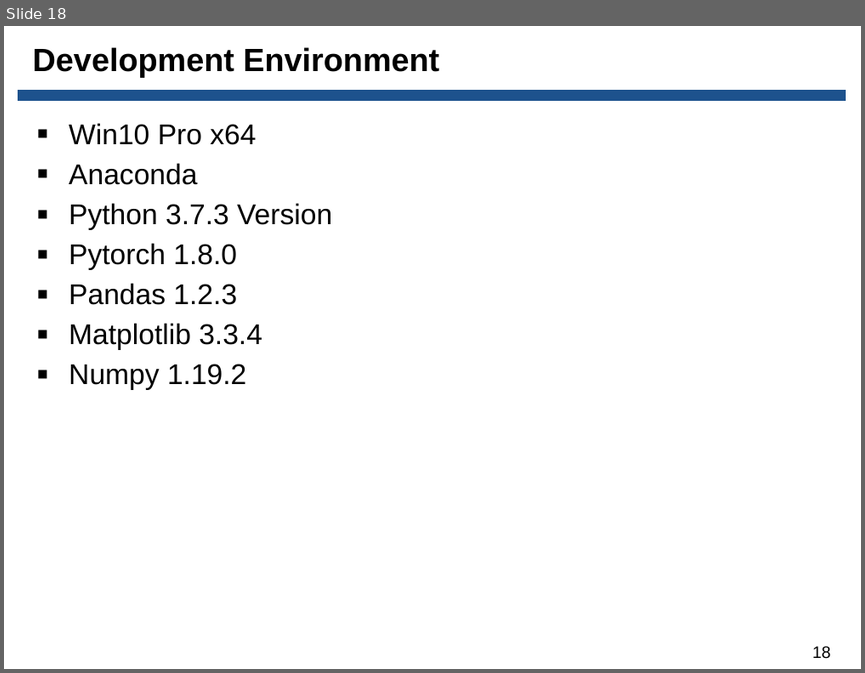
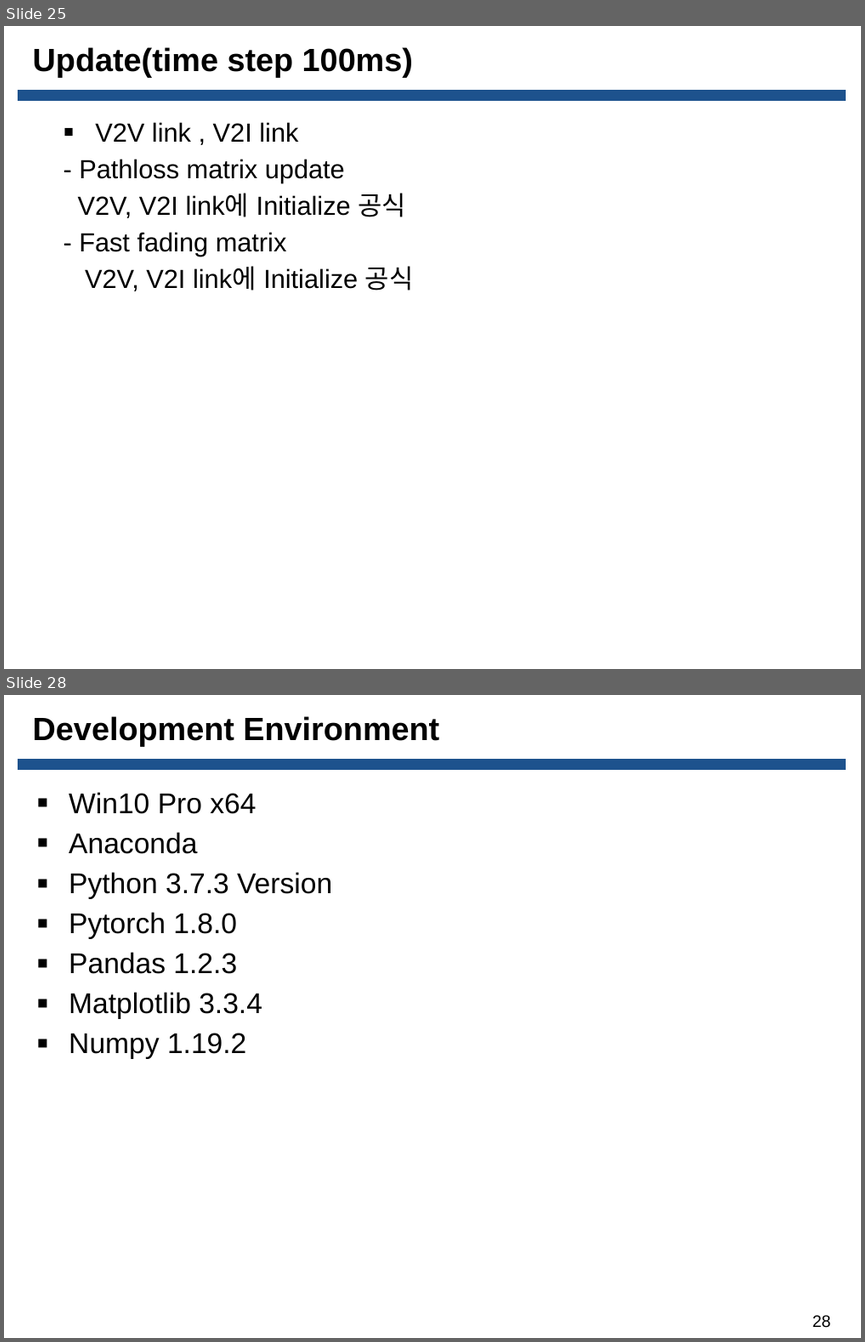
Before and after one commit to Donghee123/MS, a slide deck: V2V DQN Study/C-V2X 3GPP Release 14 채널 시뮬레이션 ppt/20210915_C-V2X 3GPP Release 14 채널 시뮬레이션_한동희_발표자료.pptx. Shown one above the other, each under a label of ours: slide 18 before the commit, slides 25 and 28 after it; the slides between them are not shown. The pictures are 865x673 and 865x1342 pixels, drawn with LibreOffice and Linux fonts; fonts in the diff are those of the drawing; background and template pictures are left out. Boxes give left, top, right and bottom in pixels: in the first picture for what was removed or moved away, otherwise in the second. Text is boxed around its words. In the diff, an @@ line names an element or a change of style, - is before the commit and + after.

```diff
--- a/V2V DQN Study/C-V2X 3GPP Release 14 채널 시뮬레이션 ppt/20210915_C-V2X 3GPP Release 14 채널 시뮬레이션_한동희_발표자료.pptx
+++ b/V2V DQN Study/C-V2X 3GPP Release 14 채널 시뮬레이션 ppt/20210915_C-V2X 3GPP Release 14 채널 시뮬레이션_한동희_발표자료.pptx
@@ slide 25 added at [4,26,861,669], background picture (left out); not listed: 1 template element that a slide beside it also shows @@
@@ title added at [33,47,413,78], 27 pt, text #000000, bold @@
+Update(time step 100ms)
@@ text added at [78,122,414,291], 22 pt, text #000000 @@
+▪ V2V link , V2I link
+- Pathloss matrix update
+V2V, V2I link에 Initialize 공식
+- Fast fading matrix
+V2V, V2I link에 Initialize 공식
@@ what was slide 18 is now slide 28 @@
@@ page number at [812,1315,831,1327]: text changed @@
-18
+28
```
Also in this commit, not shown: 6 slides changed, 9 other slides added, 1 other file.
